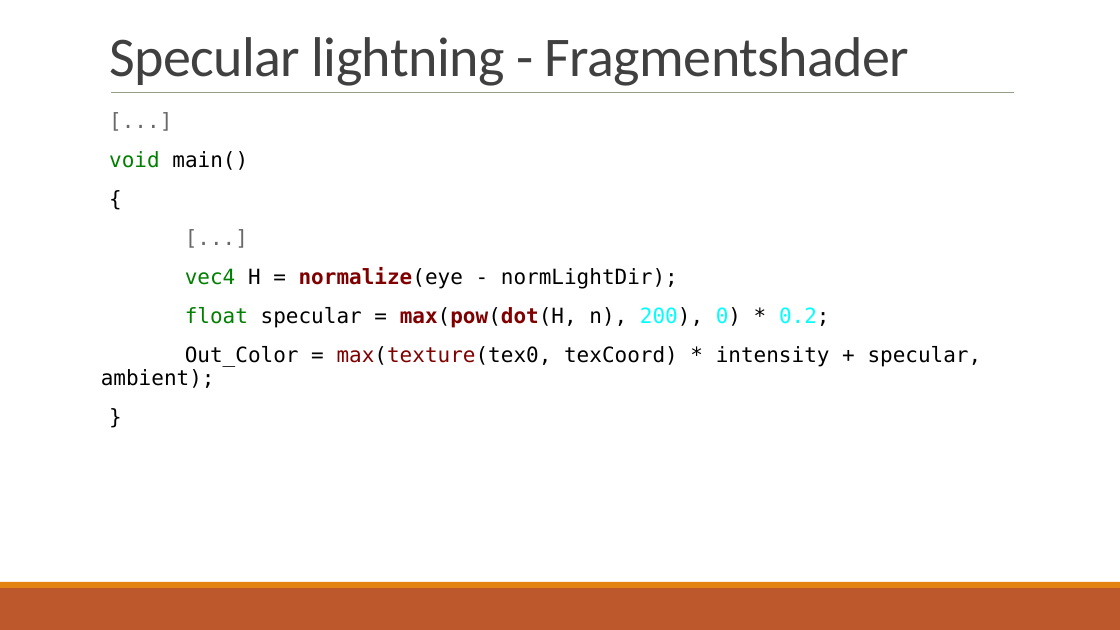
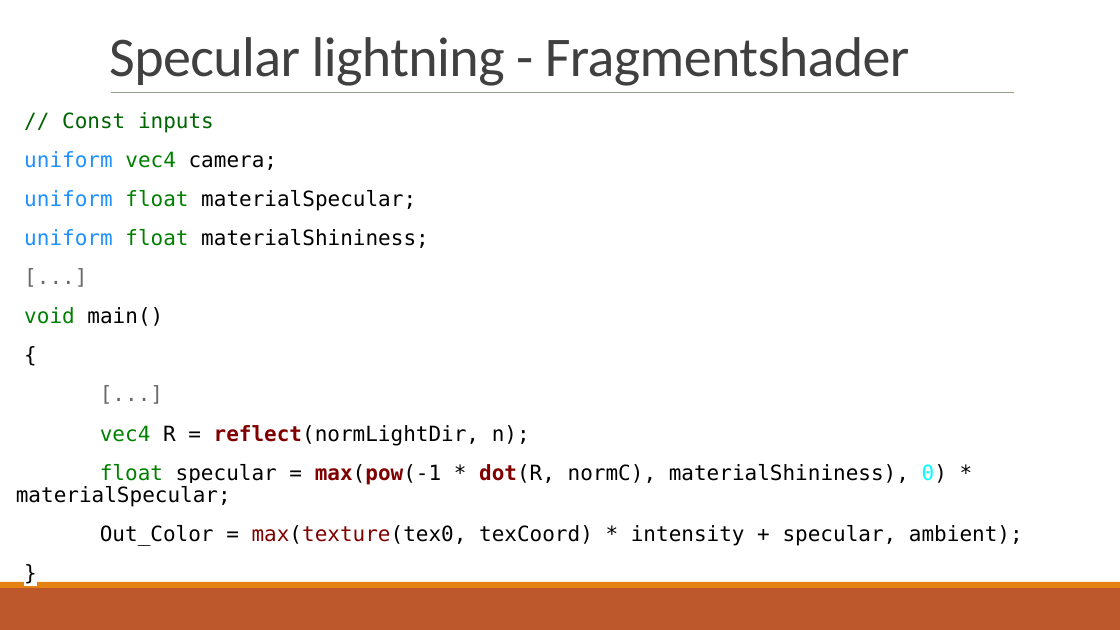
Before and after one commit to cornerfarmer/ShaderDemo, a slide deck: slide 21 of Talk/Shading & Lightning.pptx. Drawn at 1120x630 pixels with LibreOffice and Linux fonts; fonts in the diff are those of the drawing. Boxes give left, top, right and bottom in pixels: in the first picture for what was removed or moved away, otherwise in the second. Text is boxed around its words. In the diff, an @@ line names an element or a change of style, - is before the commit and + after.

Commit message:
[TASK] Optimizes specular lightning and adjusts presentation

```diff
--- a/Talk/Shading & Lightning.pptx
+++ b/Talk/Shading & Lightning.pptx
@@ text "// Const inputs" moved from (x1=101, y1=151, x2=982, y2=388) to (x1=16, y1=112, x2=1023, y2=546) @@
@@ text at (x1=24, y1=112, x2=429, y2=248): paragraphs added @@
+  // Const inputs
+  uniform vec4 camera;
+  uniform float materialSpecular;
+  uniform float materialShininess;
@@ text at (x1=16, y1=425, x2=947, y2=507): text changed @@
-  vec4 H = normalize(eye - normLightDir);
-float specular = max(pow(dot(H, n), 200), 0) * 0.2;
+  vec4 R = reflect(normLightDir, n);
+float specular = max(pow(-1 * dot(R, normC), materialShininess), 0) * materialSpecular;
@@ text at (x1=100, y1=525, x2=1023, y2=546): bullet none to   @@
```
Also in this commit, not shown: 1 other slide changed, 2 other files.
